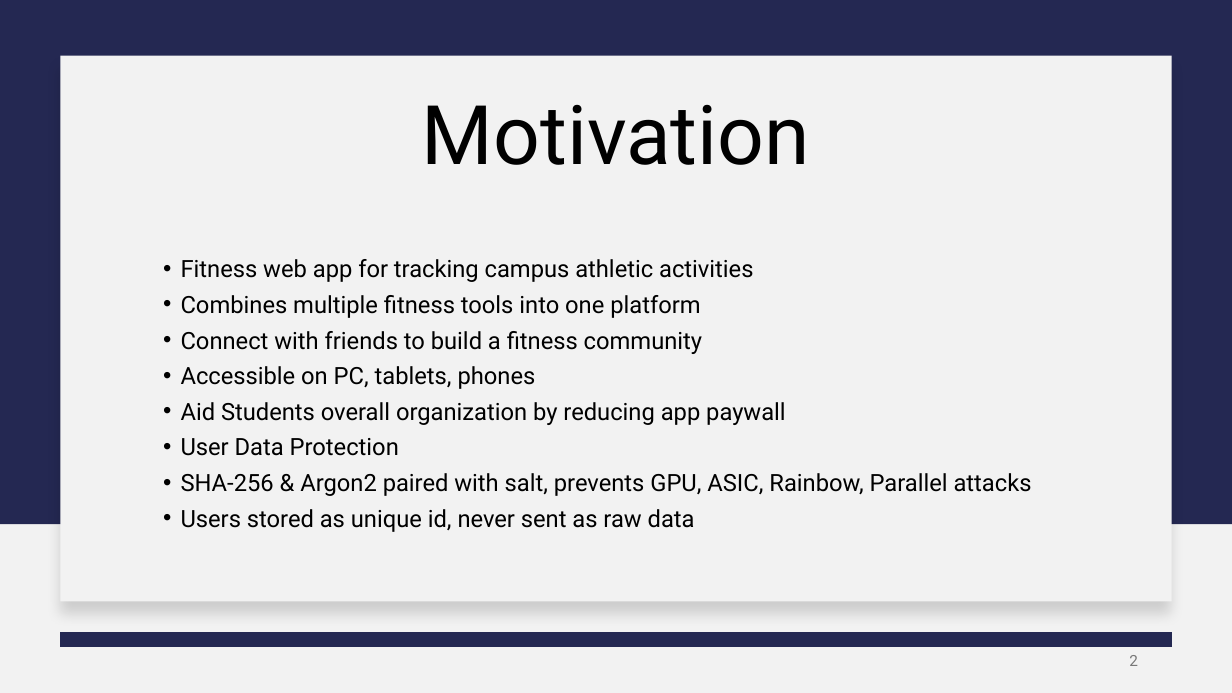
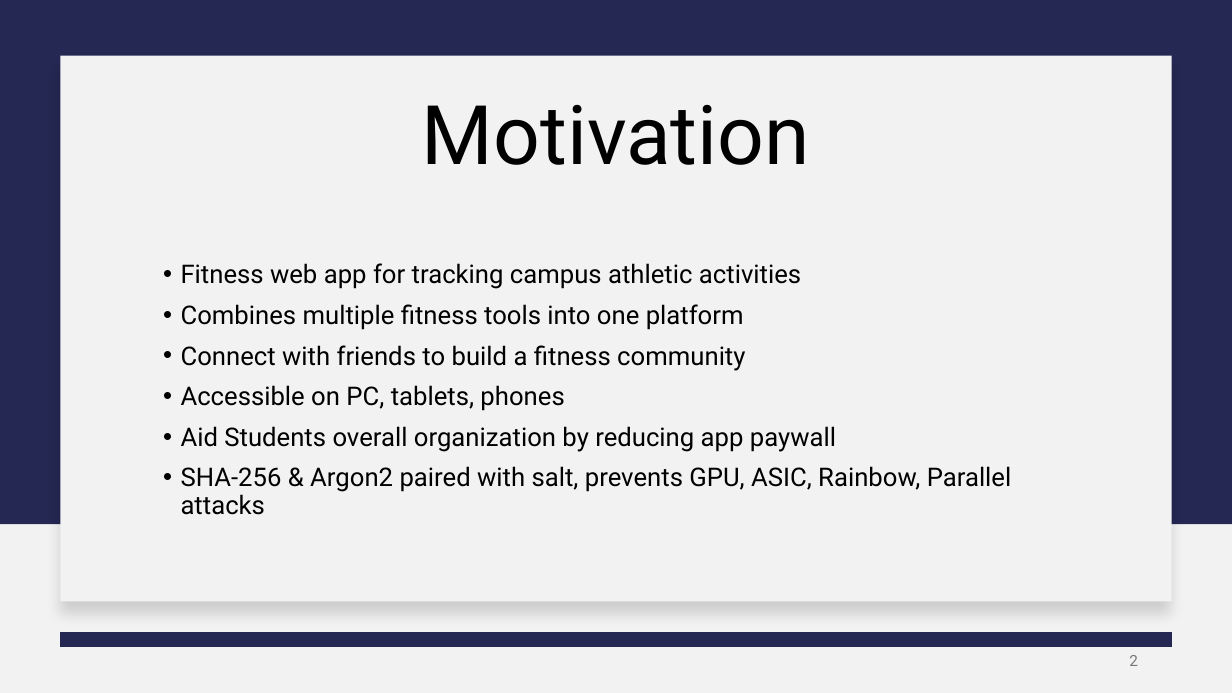
Before and after one commit to jjdeuce06/VulcanActivityTracker, a slide deck: slide 2 of Documentation/FinalPresentation/VulcanActivityTracker-Group2-Revised.pptx. Drawn at 1232x693 pixels with LibreOffice and Linux fonts; fonts in the diff are those of the drawing. Boxes give left, top, right and bottom in pixels: in the first picture for what was removed or moved away, otherwise in the second. Text is boxed around its words. In the diff, an @@ line names an element or a change of style, - is before the commit and + after.

```diff
--- a/Documentation/FinalPresentation/VulcanActivityTracker-Group2-Revised.pptx
+++ b/Documentation/FinalPresentation/VulcanActivityTracker-Group2-Revised.pptx
@@ text "Fitness web app for tracking ..." at [181,263,1012,515]: size 18.5 to 20 pt; line spacing 0.8 to 0.9 @@
@@ text at [181,438,399,456]: paragraph removed @@
-• User Data Protection
@@ text at [181,509,695,532]: paragraph removed @@
-• Users stored as unique id, never sent as raw data
```
Also in this commit, not shown: 1 other slide changed, 1 slide removed.
